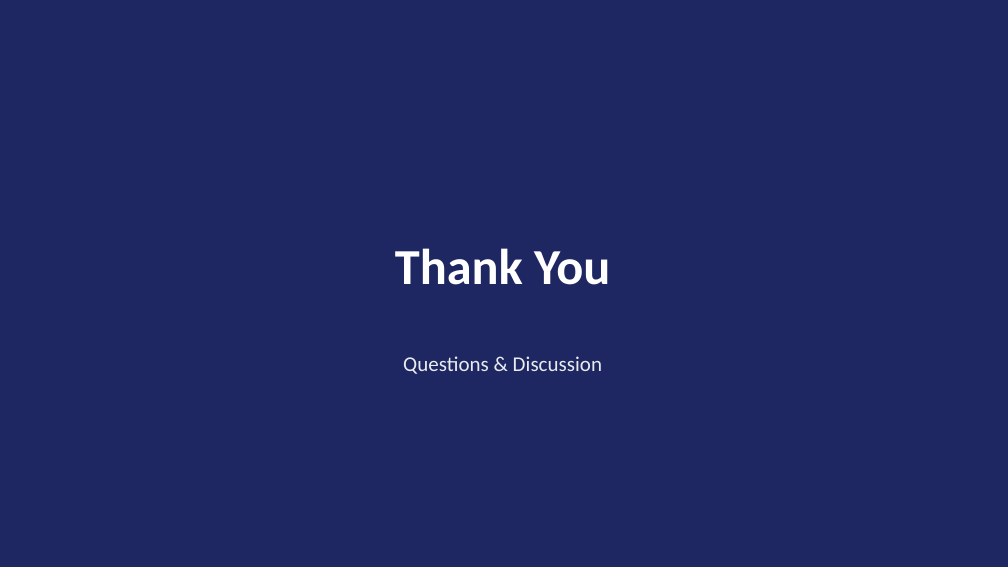
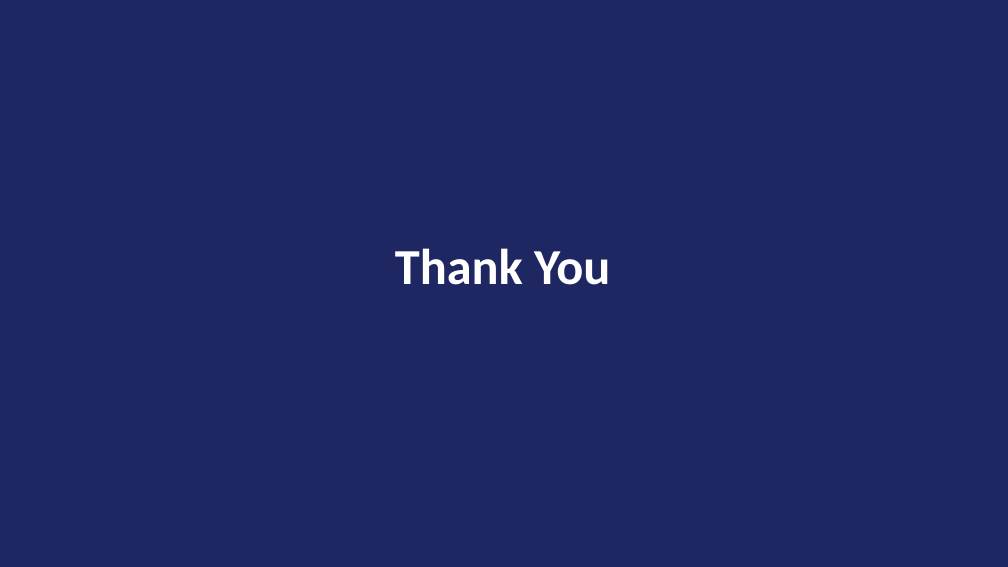
Before and after one commit to yahyazoom17/RPDS, a slide deck: slide 13 of pothole-review.pptx (slide 15 before the commit). Drawn at 1008x567 pixels with LibreOffice and Linux fonts; fonts in the diff are those of the drawing. Boxes give left, top, right and bottom in pixels: in the first picture for what was removed or moved away, otherwise in the second. Text is boxed around its words. In the diff, an @@ line names an element or a change of style, - is before the commit and + after.

```diff
--- a/pothole-review.pptx
+++ b/pothole-review.pptx
@@ text removed at box(403, 356, 602, 374) @@
-Questions & Discussion
```
Also in this commit, not shown: 10 other slides changed, 2 slides removed, 24 other files.
